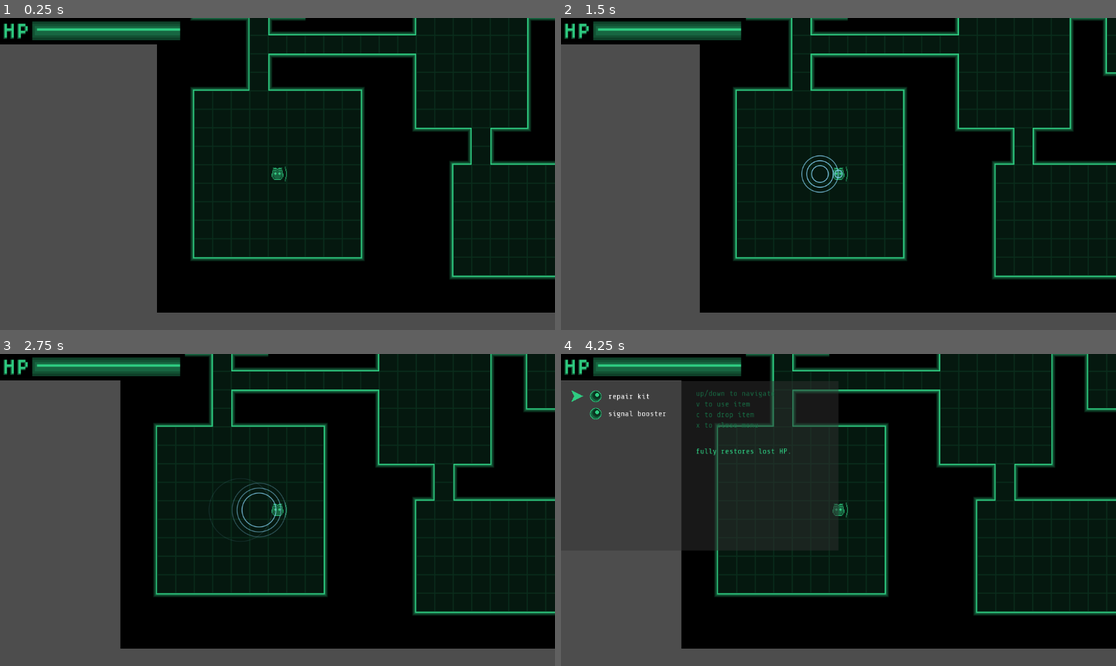
Above: before the commit, frames 1-4 (two rows, left to right).
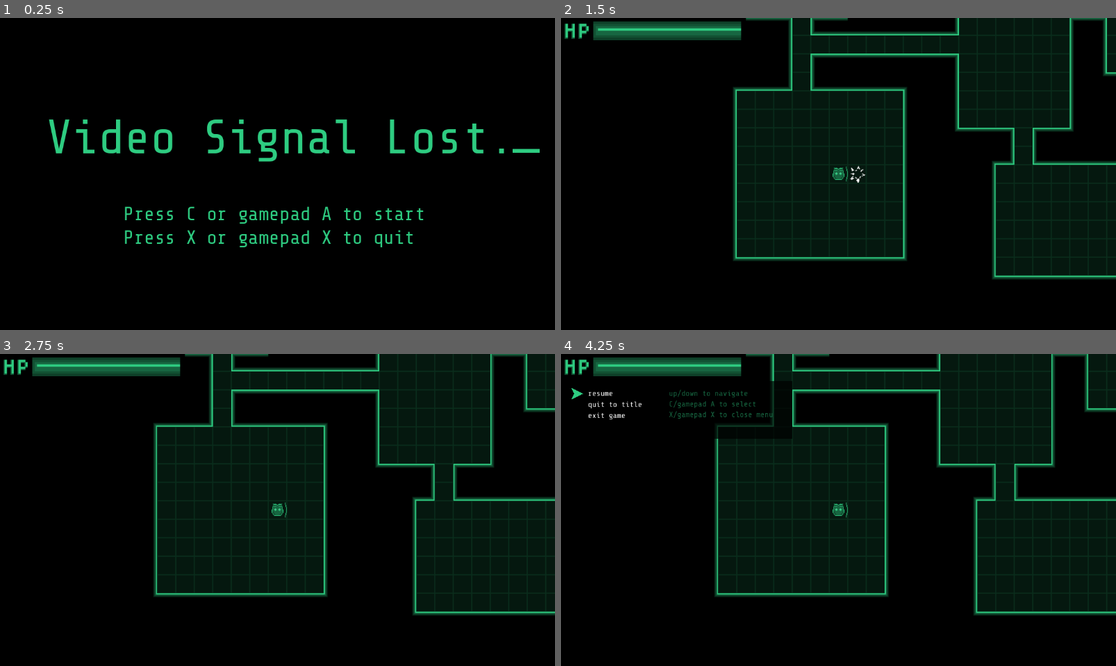
Above: after the commit, the same moments.

Repository: Xaklor/ldjam59
Game: Godot game, scene res://level/title_screen.tscn
Same seed, same stepped clock (60 frames per second), same inputs: the game is played once before the commit and once after it. Before the commit the project starts from res://level/main.tscn. The engine's default icon, where the game draws it, is replaced by a stand-in: a white triangle on a blue panel in a dark square. Sound files missing from this copy of the repository are replaced by a short silence.
Inputs:
- Up to frame 1 (0.25 s): no input
- Up to frame 2 (1.5 s): tap C (face_button_down, bound only after the commit) at 0.5 s; hold Right (move_right) 0.53-1.28 s; tap Space at 1.25 s; hold C (face_button_down, bound only after the commit) from 1.28 s (still down)
- Up to frame 3 (2.75 s): release C (face_button_down, bound only after the commit) at 2.03 s; hold Right (move_right) from 2.03 s (still down)
- Up to frame 4 (4.25 s): release Right (move_right) at 2.78 s; hold Z (face_button_up, bound only after the commit) 2.78-3.53 s; hold X (face_button_left, bound only after the commit) from 3.53 s (still down); tap Escape (pause) at 4.15 s

The runs differ from the first frame. In frame 1, 45% of the frame differs, in the area x 0-100%, y 0-100%; in frame 2, 27%; in frame 3, 25%; in frame 4, 26%.

Commit message:
final polish

Diff:
--- a/entities/player.gd
+++ b/entities/player.gd
@@ -27,7 +27,7 @@
 func _ready():
 	items = [
 		Lib.Item.new("repair kit", 0),
-		Lib.Item.new("signal booster", 1),
+		Lib.Item.new("charm bracelet", 8),
 	]
 	grid_pos = tile_map.local_to_map(position)
 	update_hud()
--- a/entities/sleepy.tscn
+++ b/entities/sleepy.tscn
@@ -38,6 +38,7 @@
 stream = ExtResource("2_5o7pj")
 
 [node name="icon" type="AnimatedSprite2D" parent="." unique_id=1547201403]
+visible = false
 sprite_frames = SubResource("SpriteFrames_5pdnw")
 animation = &"asleep"
 
--- a/entities/stabby.tscn
+++ b/entities/stabby.tscn
@@ -14,6 +14,7 @@
 shape = SubResource("RectangleShape2D_4xful")
 
 [node name="icon" type="Sprite2D" parent="." unique_id=520154180]
+visible = false
 texture = ExtResource("2_emnyu")
 
 [node name="DeathSound" type="AudioStreamPlayer" parent="." unique_id=143771100]
--- a/level/dungeon.gd
+++ b/level/dungeon.gd
@@ -38,7 +38,6 @@
 		enemy.queue_free()
 
 	for item in get_tree().get_nodes_in_group("items"):
-		print(item)
 		item.queue_free()
 
 	generate_dungeon()
@@ -51,14 +50,14 @@
 
 	curr_floor += 1
 
-	for y in tile_map.astar.region.end.y:
-		var out = ""
-		for x in tile_map.astar.region.end.x:
-			if tile_map.astar.is_point_solid(Vector2i(x, y)):
-				out += "#"
-			else:
-				out += "."
-		print(out)
+#	for y in tile_map.astar.region.end.y:
+#		var out = ""
+#		for x in tile_map.astar.region.end.x:
+#			if tile_map.astar.is_point_solid(Vector2i(x, y)):
+#				out += "#"
+#			else:
+#				out += "."
+#		print(out)
 
 func _input(event):
 	if player.grid_pos == stairs_pos:
--- a/level/dungeon.tscn
+++ b/level/dungeon.tscn
@@ -66,6 +66,13 @@
 script = ExtResource("1_jv6ym")
 loot_scene = ExtResource("2_gliw6")
 
+[node name="blackground" type="ColorRect" parent="." unique_id=259917028]
+offset_left = -920.0
+offset_top = -688.0
+offset_right = 2400.0
+offset_bottom = 1312.0
+color = Color(0, 0, 0, 1)
+
 [node name="tile_map" type="TileMapLayer" parent="." unique_id=2093585996]
 tile_set = SubResource("TileSet_4rako")
 script = ExtResource("3_4rako")
--- a/level/title_screen.tscn
+++ b/level/title_screen.tscn
@@ -28,8 +28,8 @@
 offset_bottom = 430.0
 theme_override_colors/font_color = Color(0.18039216, 0.8, 0.5058824, 1)
 theme_override_font_sizes/font_size = 40
-text = "Press V or gamepad A to start
-Press C or gamepad X to quit"
+text = "Press C or gamepad A to start
+Press X or gamepad X to quit"
 
 [node name="cursor" type="ColorRect" parent="." unique_id=1853785885]
 offset_left = 1064.0
--- a/project.godot
+++ b/project.godot
@@ -15,7 +15,7 @@
 [application]
 
 config/name="LDjam59"
-run/main_scene="uid://yyvtbpgfecja"
+run/main_scene="uid://1xrfbicielhj"
 config/features=PackedStringArray("4.6", "Forward Plus")
 config/icon="res://icon.svg"
 
@@ -38,25 +38,25 @@
 face_button_down={
 "deadzone": 0.2,
 "events": [Object(InputEventJoypadButton,"resource_local_to_scene":false,"resource_name":"","device":-1,"button_index":0,"pressure":0.0,"pressed":false,"script":null)
-, Object(InputEventKey,"resource_local_to_scene":false,"resource_name":"","device":0,"window_id":0,"alt_pressed":false,"shift_pressed":false,"ctrl_pressed":false,"meta_pressed":false,"pressed":false,"keycode":0,"physical_keycode":86,"key_label":0,"unicode":0,"location":0,"echo":false,"script":null)
+, Object(InputEventKey,"resource_local_to_scene":false,"resource_name":"","device":-1,"window_id":0,"alt_pressed":false,"shift_pressed":false,"ctrl_pressed":false,"meta_pressed":false,"pressed":false,"keycode":0,"physical_keycode":67,"key_label":0,"unicode":99,"location":0,"echo":false,"script":null)
 ]
 }
 face_button_left={
 "deadzone": 0.2,
 "events": [Object(InputEventJoypadButton,"resource_local_to_scene":false,"resource_name":"","device":-1,"button_index":2,"pressure":0.0,"pressed":false,"script":null)
-, Object(InputEventKey,"resource_local_to_scene":false,"resource_name":"","device":0,"window_id":0,"alt_pressed":false,"shift_pressed":false,"ctrl_pressed":false,"meta_pressed":false,"pressed":false,"keycode":0,"physical_keycode":67,"key_label":0,"unicode":0,"location":0,"echo":false,"script":null)
+, Object(InputEventKey,"resource_local_to_scene":false,"resource_name":"","device":-1,"window_id":0,"alt_pressed":false,"shift_pressed":false,"ctrl_pressed":false,"meta_pressed":false,"pressed":false,"keycode":0,"physical_keycode":88,"key_label":0,"unicode":120,"location":0,"echo":false,"script":null)
 ]
 }
 face_button_right={
 "deadzone": 0.2,
 "events": [Object(InputEventJoypadButton,"resource_local_to_scene":false,"resource_name":"","device":-1,"button_index":1,"pressure":0.0,"pressed":false,"script":null)
-, Object(InputEventKey,"resource_local_to_scene":false,"reso …(131 unchanged characters)… d":false,"keycode":0,"physical_keycode":90,"key_label":0,"unicode":122,"location":0,"echo":false,"script":null)
+, Object(InputEventKey,"resource_local_to_scene":false,"reso …(131 unchanged characters)… d":false,"keycode":0,"physical_keycode":65,"key_label":0,"unicode":97,"location":0,"echo":false,"script":null)
 ]
 }
 face_button_up={
 "deadzone": 0.2,
 "events": [Object(InputEventJoypadButton,"resource_local_to_scene":false,"resource_name":"","device":-1,"button_index":3,"pressure":0.0,"pressed":false,"script":null)
-, Object(InputEventKey,"resource_local_to_scene":false,"reso …(131 unchanged characters)… d":false,"keycode":0,"physical_keycode":88,"key_label":0,"unicode":120,"location":0,"echo":false,"script":null)
+, Object(InputEventKey,"resource_local_to_scene":false,"reso …(131 unchanged characters)… d":false,"keycode":0,"physical_keycode":90,"key_label":0,"unicode":122,"location":0,"echo":false,"script":null)
 ]
 }
 move_down={
--- a/ui/item_menu.tscn
+++ b/ui/item_menu.tscn
@@ -12,7 +12,7 @@
 offset_top = 56.0
 offset_right = 576.0
 offset_bottom = 408.0
-color = Color(0.19, 0.19, 0.19, 0.494118)
+color = Color(0, 0, 0, 0.68235296)
 
 [node name="menu_list" type="VBoxContainer" parent="." unique_id=1248817488]
 offset_left = 56.0
@@ -32,9 +32,9 @@
 offset_bottom = 173.0
 theme_override_colors/font_color = Color(0.09019608, 0.4, 0.25490198, 1)
 text = "up/down to navigate
-v to use item
-c to drop item
-x to close menu"
+C/gamepad A to use item
+X/gamepad X to drop item
+Z/gamepadY to close menu"
 
 [node name="tooltip" type="Label" parent="." unique_id=1666372685]
 offset_left = 280.0
--- a/ui/pause_menu.tscn
+++ b/ui/pause_menu.tscn
@@ -10,7 +10,7 @@
 offset_top = 56.0
 offset_right = 480.0
 offset_bottom = 176.0
-color = Color(0.19, 0.19, 0.19, 0.494118)
+color = Color(0, 0, 0, 0.69411767)
 
 [node name="menu_list" type="VBoxContainer" parent="." unique_id=1820776452]
 offset_left = 56.0
@@ -36,14 +36,14 @@
 
 [node name="controls" type="Label" parent="." unique_id=334105935]
 anchors_preset = -1
-offset_left = 280.0
+offset_left = 224.0
 offset_top = 72.0
 offset_right = 560.0
 offset_bottom = 173.0
 theme_override_colors/font_color = Color(0.09019608, 0.4, 0.25490198, 1)
 text = "up/down to navigate
-v to select
-x to close menu"
+C/gamepad A to select
+X/gamepad X to close menu"
 
 [node name="tooltip" type="Label" parent="." unique_id=861061995]
 offset_left = 280.0
Not shown: 1 places in entities/sleepy.tscn that only renumber resources
Not shown: 1 places in entities/stabby.tscn that only renumber resources
Not shown: 1 places in level/dungeon.tscn that only renumber resources
Not shown, changed: level/title_screen.gd.uid
Not shown: 1 places in level/title_screen.tscn that only renumber resources
Not shown, added: lib/lib.gd.uid
Not shown, added: ui/attack_animation.gd.uid
Not shown, added: ui/echo.gd.uid
Not shown, added: ui/echo.gdshader.uid
Not shown: 1 places in ui/item_menu.tscn that only renumber resources
Not shown, added: ui/minimap.gd.uid
